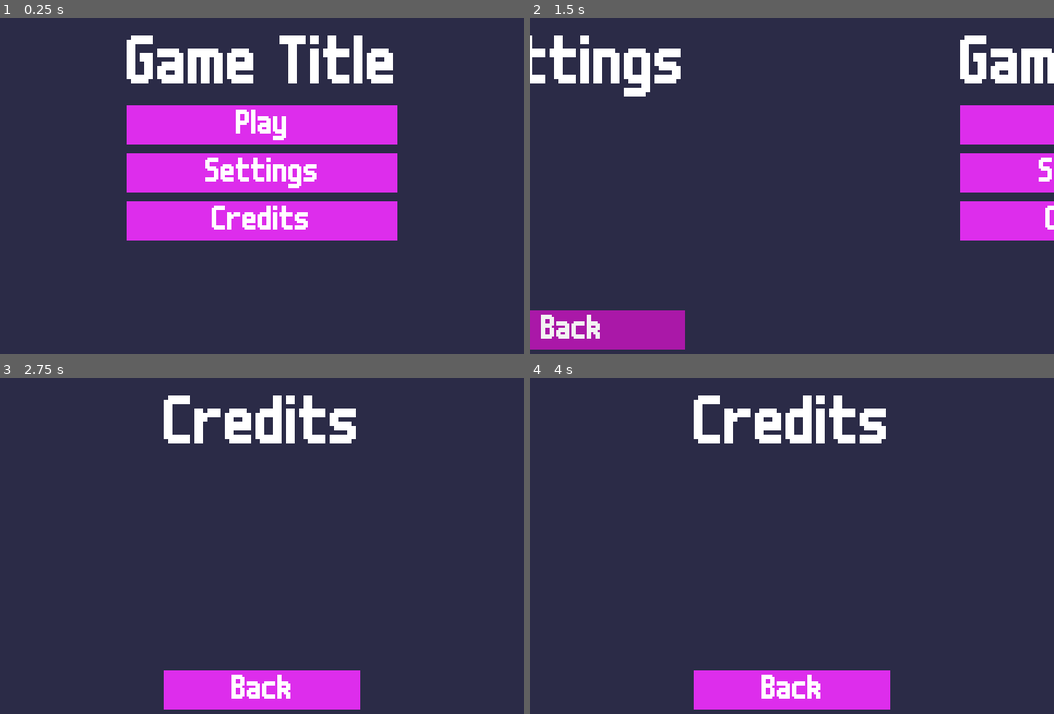
Above: before the commit, frames 1-4 (two rows, left to right).
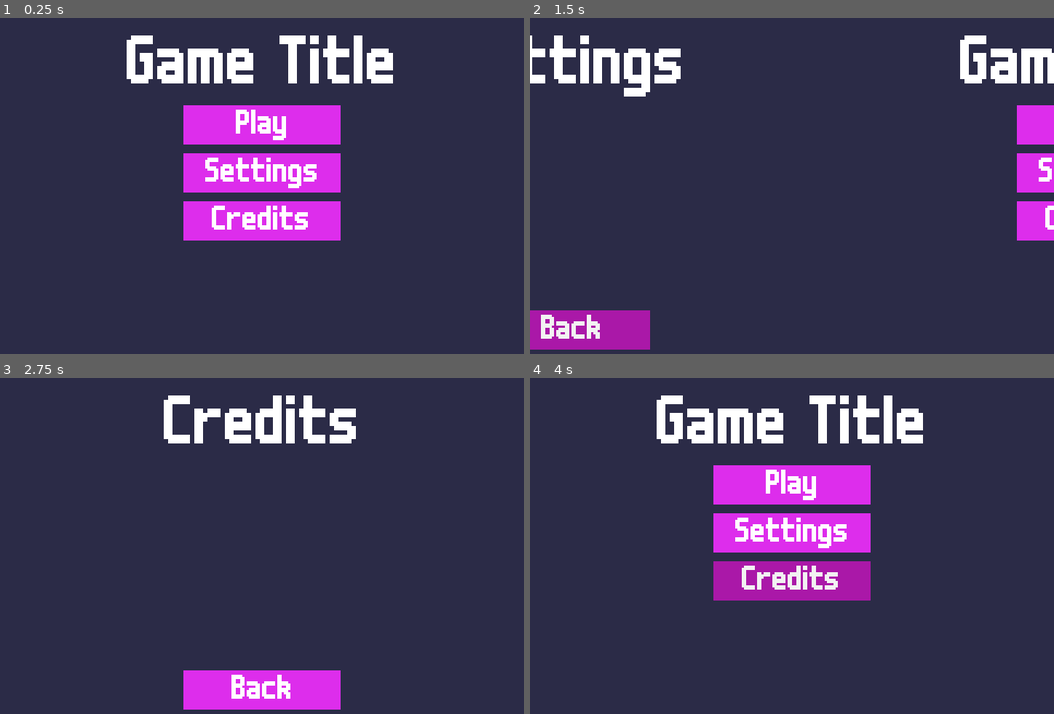
Above: after the commit, the same moments.

Repository: AxelArredondo/gamejam-2026
Game: Godot game, scene res://scenes/main_menu.tscn
Two runs of this game, one before a commit and one after it. Both use one fixed random seed, a clock stepped at 60 frames per second and the inputs below. The project has no main scene, so this scene is started directly.
Inputs:
- Up to frame 1 (0.25 s): no input
- Up to frame 2 (1.5 s): click "Settings" at 0.5 s; click "Back" at 1.25 s
- Up to frame 3 (2.75 s): click "Credits" at 2 s
- Up to frame 4 (4 s): hold Escape (back, bound only after the commit) from 3.53 s (still down)

The runs differ from the first frame. In frame 1, 7.6% of the frame differs, in the area x 24-76%, y 25-67%; in frame 2, 4.6%; in frame 3, 0.9%; in frame 4, 18%, in the area x 24-75%, y 5-99%.

Commit message:
Menu music

Diff:
--- a/project.godot
+++ b/project.godot
@@ -24,6 +24,14 @@
 
 theme/custom="uid://cxbf03eg421lj"
 
+[input]
+
+back={
+"deadzone": 0.2,
+"events": [Object(InputEventKey,"resource_local_to_scene":false,"resource_name":"","device":-1,"window_id":0,"alt_pressed":false,"shift_pressed":false,"ctrl_pressed":false,"meta_pressed":false,"pressed":false,"keycode":0,"physical_keycode":4194305,"key_label":0,"unicode":0,"location":0,"echo":false,"script":null)
+]
+}
+
 [rendering]
 
 textures/canvas_textures/default_texture_filter=0
--- a/scenes/main_menu.tscn
+++ b/scenes/main_menu.tscn
@@ -1,7 +1,8 @@
-[gd_scene load_steps=3 format=3 uid="uid://3812ro1ts3yv"]
+[gd_scene load_steps=4 format=3 uid="uid://3812ro1ts3yv"]
 
 [ext_resource type="Script" uid="uid://dpqs4hnlnxh0k" path="res://scripts/main_menu.gd" id="1_ekxnf"]
 [ext_resource type="Theme" uid="uid://cxbf03eg421lj" path="res://theme.tres" id="1_l6cm7"]
+[ext_resource type="AudioStream" uid="uid://chhqqaya5wf5x" path="res://assets/audio/music/Menu Theme.ogg" id="3_bqqt6"]
 
 [node name="Main Menu" type="Node"]
 script = ExtResource("1_ekxnf")
@@ -45,15 +46,21 @@
 fit_content = true
 autowrap_mode = 0
 
-[node name="Play Button" type="Button" parent="Main Screen/MarginContainer/VBoxContainer"]
+[node name="Buttons" type="VBoxContainer" parent="Main Screen/MarginContainer/VBoxContainer"]
+custom_minimum_size = Vector2(72, 0)
+layout_mode = 2
+size_flags_horizontal = 4
+alignment = 1
+
+[node name="Play Button" type="Button" parent="Main Screen/MarginContainer/VBoxContainer/Buttons"]
 layout_mode = 2
 text = "Play"
 
-[node name="Settings Button" type="Button" parent="Main Screen/MarginContainer/VBoxContainer"]
+[node name="Settings Button" type="Button" parent="Main Screen/MarginContainer/VBoxContainer/Buttons"]
 layout_mode = 2
 text = "Settings"
 
-[node name="Credits Button" type="Button" parent="Main Screen/MarginContainer/VBoxContainer"]
+[node name="Credits Button" type="Button" parent="Main Screen/MarginContainer/VBoxContainer/Buttons"]
 layout_mode = 2
 text = "Credits"
 
@@ -98,7 +105,9 @@
 horizontal_alignment = 1
 
 [node name="Back Button" type="Button" parent="Settings Screen/MarginContainer/VBoxContainer"]
+custom_minimum_size = Vector2(72, 0)
 layout_mode = 2
+size_flags_horizontal = 4
 size_flags_vertical = 10
 text = "Back"
 
@@ -143,11 +152,18 @@
 horizontal_alignment = 1
 
 [node name="Back Button" type="Button" parent="Credits Screen/MarginContainer/VBoxContainer"]
+custom_minimum_size = Vector2(72, 0)
 layout_mode = 2
+size_flags_horizontal = 4
 size_flags_vertical = 10
 text = "Back"
 
-[connection signal="pressed" from="Main Screen/MarginContainer/VBoxContainer/Settings Button" to="." method="_on_settings_button_pressed"]
-[connection signal="pressed" from="Main Screen/MarginContainer/VBoxContainer/Credits Button" to="." method="_on_credits_button_pressed"]
+[node name="Music" type="AudioStreamPlayer" parent="."]
+stream = ExtResource("3_bqqt6")
+autoplay = true
+parameters/looping = true
+
+[connection signal="pressed" from="Main Screen/MarginContainer/VBoxContainer/Buttons/Settings Button" to="." method="_on_settings_button_pressed"]
+[connection signal="pressed" from="Main Screen/MarginContainer/VBoxContainer/Buttons/Credits Button" to="." method="_on_credits_button_pressed"]
 [connection signal="pressed" from="Settings Screen/MarginContainer/VBoxContainer/Back Button" to="." method="_on_back_button_pressed"]
 [connection signal="pressed" from="Credits Screen/MarginContainer/VBoxContainer/Back Button" to="." method="_on_back_button_pressed"]
--- a/scripts/main_menu.gd
+++ b/scripts/main_menu.gd
@@ -29,3 +29,7 @@
 
 func _on_back_button_pressed() -> void:
 	switch_screen("main")
+
+func _input(event: InputEvent) -> void:
+	if event.is_action_pressed("back"):
+		switch_screen("main")
Not shown, added: assets/audio/music/Menu Theme.ogg.import
Not shown, added: assets/audio/music/Menu Theme.ogg
